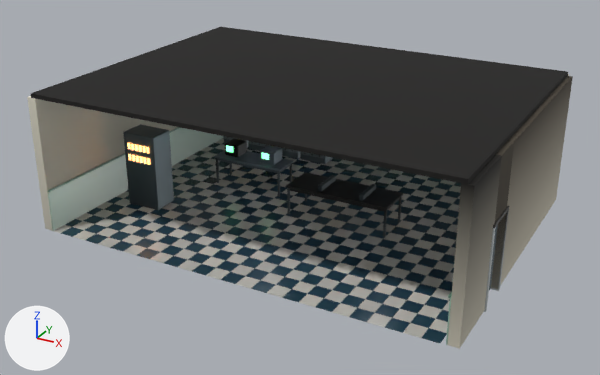
What one commit did to the glTF model public/yw9-pigeon/navy.glb.
Rendered twice from a 50 mm camera at (10.46, -19.64, 10.59) aimed at (-0.08, -0.47, 1.01). The lights are fixed; the arrows at lower left show +X, +Y and +Z. The picture after the commit comes second. Vertices at exactly the same position are counted once.

Objects in the first picture: 'anim-console', 'navy.metal.23', 'navy.paint.9', 'navy.plank.20', 'navy.plank.21', 'navy.plaster.27', 'navy.plaster.5', 'navy.tile.0', 'navy.tile.1', 'navy.tile.11' and 6 more.
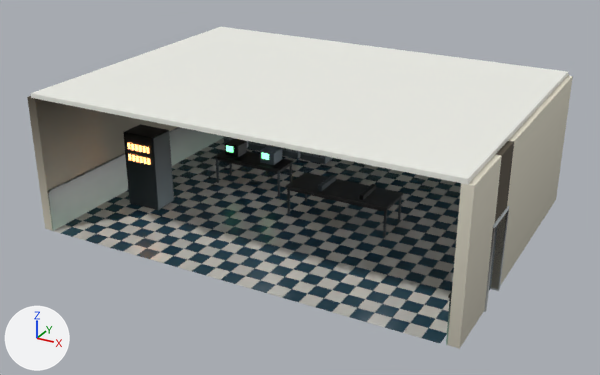
Location of each change, [x1, y1, x2, y2] in pixels of the pictures (600 x 375 px):
part 1 of me_navy_back_w_010, recoloured: [27, 74, 573, 332] in both
part 2 of me_anim_console_001, recoloured (darker): [123, 124, 169, 139] in both
part 3 of me_anim_console_001, recoloured (darker): [123, 131, 173, 190] in both
part 4 of me_navy_ceiling_001, recoloured (black to white): [31, 27, 568, 185] in both

What changed in the scene script:
```text
Change me_navy_back_w_010:
    where me_navy_back_w_010.from_pydata(...)  # 93 vertices, 168 faces; spans x -6.14..6.14, y -4.5..4.64, z 0.0..3.9
    used by ob_navy_plaster_5; location = (0.0, 0.0, 0.0)
    me_navy_back_w_010 part 1: 168 faces centred in x -6.14..6.14, y -4.5..4.64, z 0.0..3.9 are repainted in the vertex colours, in many colours
Change me_anim_console_001:
    where me_anim_console_001.from_pydata(...)  # 56 vertices, 108 faces; spans x -0.55..0.55, y -0.4..0.4, z -1.15..1.15
    used by ob_anim_console; location = (-4.6, -1.6, 1.15)
    me_anim_console_001 part 2: 42 faces centred in x -0.55..0.55, y -0.4..0.4, z 1.13..1.15 are repainted in the vertex colours; the middle colour goes from white #ffffff to black #282522
    me_anim_console_001 part 3: 24 faces centred in x -0.55..0.55, y -0.4..0.4, z -0.37..0.37 are repainted in the vertex colours; the middle colour goes from white #efefef to grey #a6a6a5
Change me_navy_ceiling_001:
    where me_navy_ceiling_001.from_pydata(...)  # 8 vertices, 12 faces; spans x -6.0..6.0, y -4.5..4.5, z 3.9..4.02
    used by ob_navy_plaster_27; location = (0.0, 0.0, 0.0)
    me_navy_ceiling_001 part 4: 12 faces centred in x -6.0..6.0, y -4.5..4.5, z 3.9..4.02 are repainted in the vertex colours; the middle colour goes from black #12100e to white #fbfcfc
```
